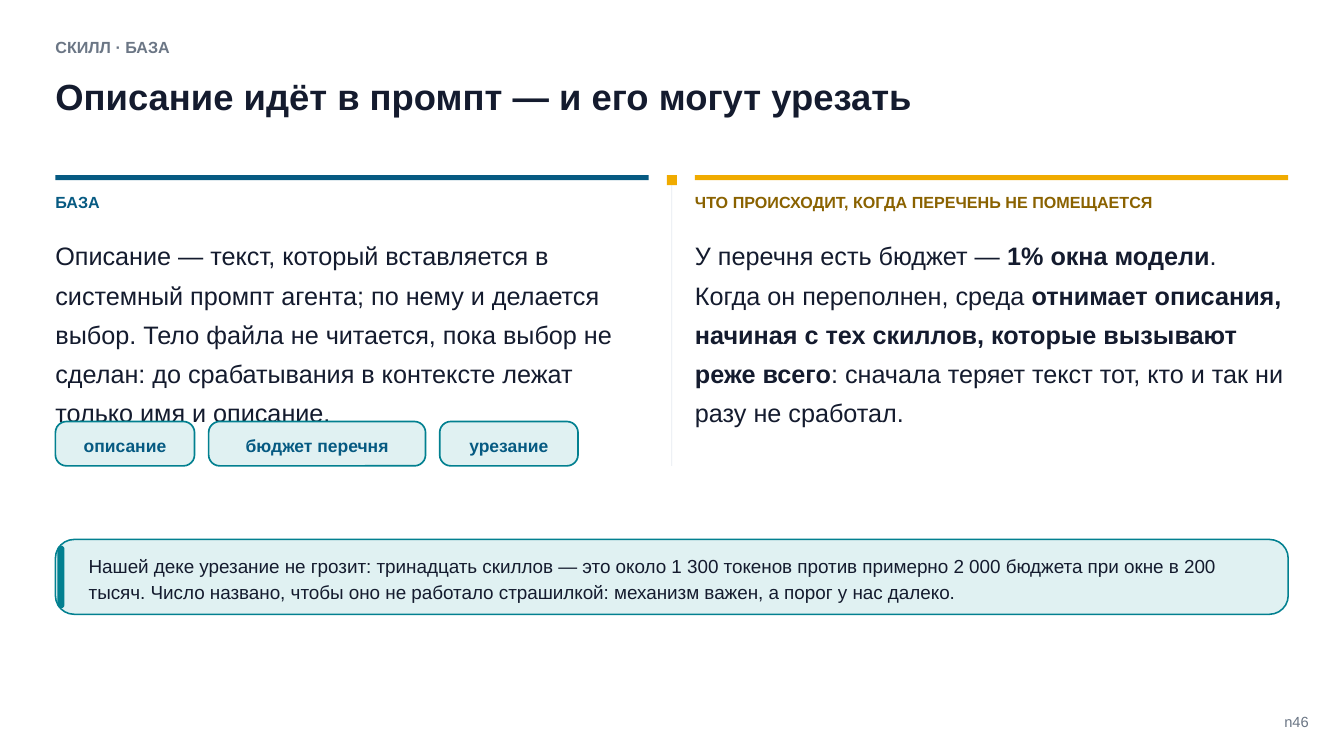
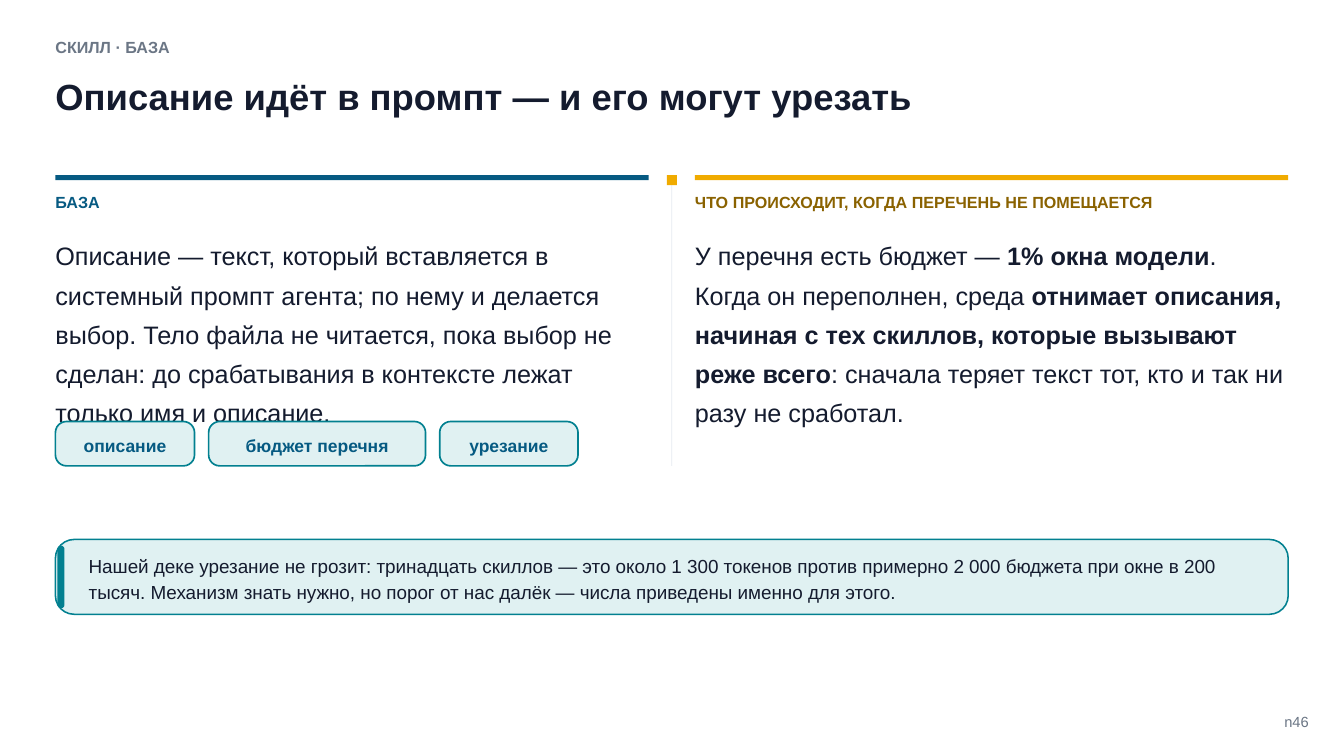
Before and after one commit to tellina-study/AI-usage-lessons, a slide deck: slide 46 of library/seminars/sem-05/rendered/sem-05-n.pptx. Drawn at 1344x756 pixels with LibreOffice and Linux fonts; fonts in the diff are those of the drawing. Boxes give left, top, right and bottom in pixels: in the first picture for what was removed or moved away, otherwise in the second. Text is boxed around its words. In the diff, an @@ line names an element or a change of style, - is before the commit and + after.

```diff
--- a/library/seminars/sem-05/rendered/sem-05-n.pptx
+++ b/library/seminars/sem-05/rendered/sem-05-n.pptx
@@ text at [89, 559, 1215, 603]: text changed @@
-Нашей деке урезание не грозит: тринадцать скиллов — это около 1 300 токенов против примерно 2 000 бюджета при окне в 200 тысяч. Число названо, чтобы оно не работало страшилкой: механизм важен, а порог у нас далеко.
+Нашей деке урезание не грозит: тринадцать скиллов — это около 1 300 токенов против примерно 2 000 бюджета при окне в 200 тысяч. Механизм знать нужно, но порог от нас далёк — числа приведены именно для этого.
```
Also in this commit, not shown: 11 other slides changed, 2 slides added, 2 slides removed, 23 other files.
